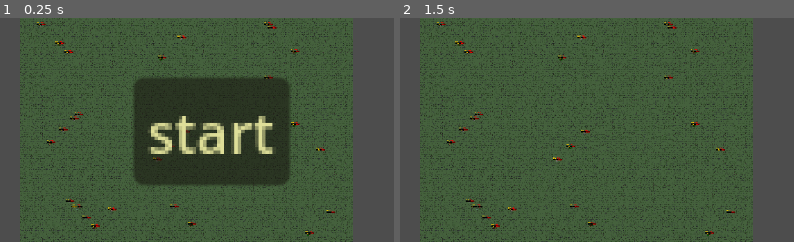
Above: before the commit, frames 1-2 (left to right).
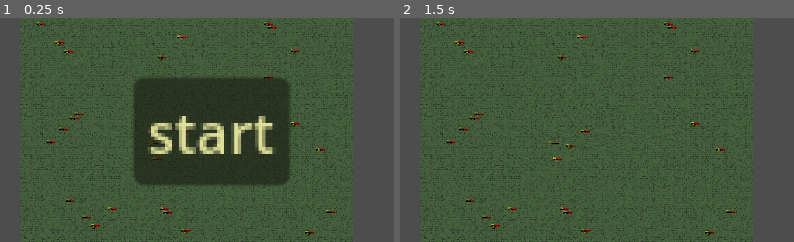
Above: after the commit, the same moments.

Repository: lewis785/ludum-dare-53
Game: Godot game, scene res://scenes/main.tscn
Same seed, same stepped clock (60 frames per second), same inputs: the game is played once before the commit and once after it.
Inputs:
- Up to frame 1 (0.25 s): no input
- Up to frame 2 (1.5 s): click "start" at 0.5 s; click "skip" at 1.25 s
The pictures show only the part of the screen within x 42-92%, y 46-96%; the shares and areas given below are measured in that part.

The runs differ from the first frame. In frame 1, 0.2% of the frame differs, in the area x 18-50%, y 54-97%; in frame 2, 0.2%.

Commit message:
Moved Depot Spawn to Rough Centre of Map

Diff:
--- a/scenes/map/map_populate.gd
+++ b/scenes/map/map_populate.gd
@@ -39,6 +39,7 @@
 func populate_map():
 	for sector_num in map_sectors:
 		fill_sector(sector_num)
+	create_depot()
 
 func fill_sector(sector_number):
 	var sector_x = (sector_number % map_columns) * sector_width
@@ -62,20 +63,22 @@
 		else:
 			turret_y = town_y - offset
 		spawn_structure(turret_x,turret_y,true)
-		#print("Spawn turret")
-	if sector_number == ceil(map_sectors / 2):
-		var offset = randi_range(town_turret_range/10, town_turret_range)
-		var depot_x
-		var depot_y
-		if randf() > 0.5:
-			depot_x = town_x + offset
-		else:
-			depot_x = town_x - offset
-		if randf() > 0.5:
-			depot_y = town_y + offset
-		else:
-			depot_y = town_y - offset
-		spawn_depot(depot_x,depot_y)
+
+func create_depot():
+	var depot_range = sector_width/2
+	var offset = randi_range(depot_range/10, depot_range)
+	var depot_x
+	var depot_y
+	if randf() > 0.5:
+		depot_x = width/2 + offset
+	else:
+		depot_x = width/2 - offset
+	if randf() > 0.5:
+		depot_y = height/2 + offset
+	else:
+		depot_y = height/2 - offset
+	print("Depot X: ", depot_x, " Y: ", depot_y)
+	spawn_depot(depot_x,depot_y)
 
 func spawn_depot(x,y):
 	if depot:
Not shown: 2 places in scenes/game/game.tscn that only renumber resources
